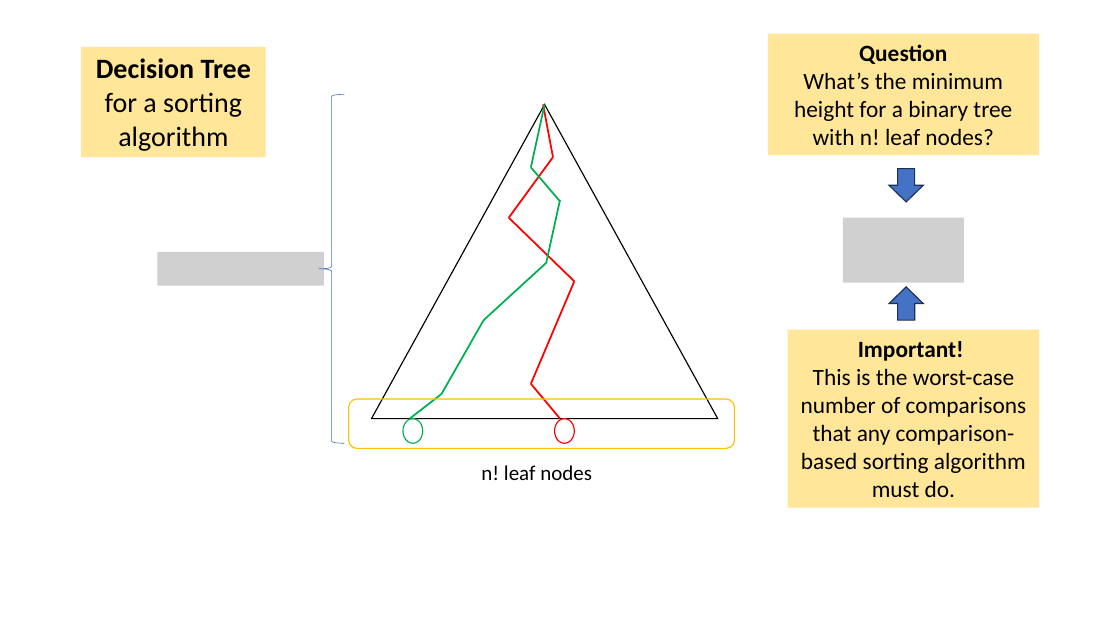
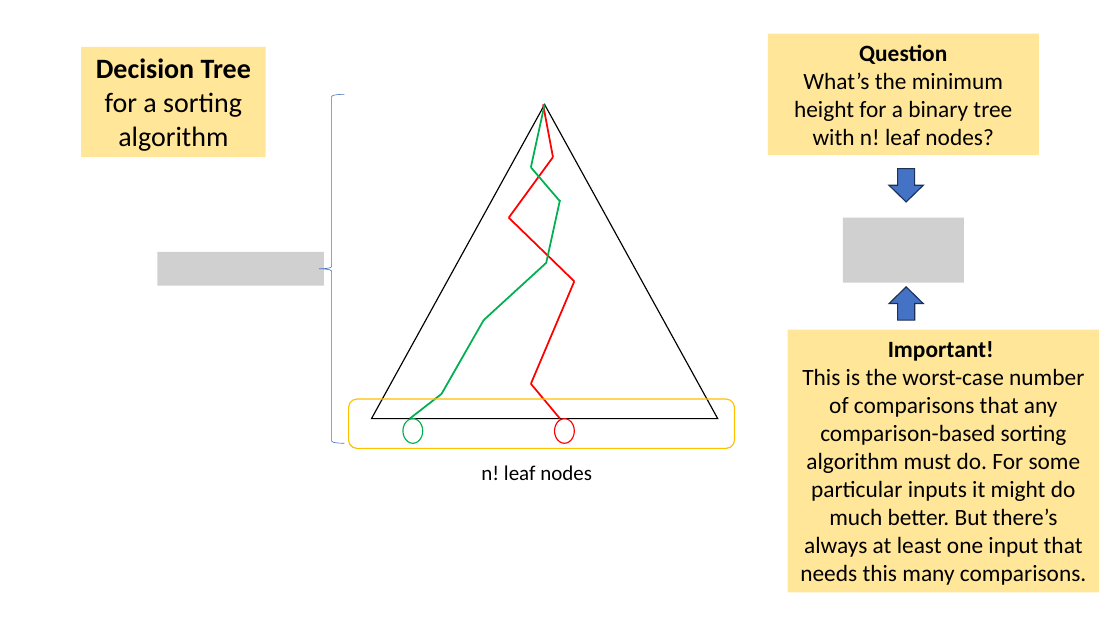
Before and after one commit to tjd1234/cmpt225fall2023, a slide deck: slide 66 of lecture_notes/week9/week9_sorting.pptx. Drawn at 1120x630 pixels with LibreOffice and Linux fonts; fonts in the diff are those of the drawing; grey boxes stand for pictures. Boxes give left, top, right and bottom in pixels: in the first picture for what was removed or moved away, otherwise in the second. Text is boxed around its words. In the diff, an @@ line names an element or a change of style, - is before the commit and + after.

```diff
--- a/lecture_notes/week9/week9_sorting.pptx
+++ b/lecture_notes/week9/week9_sorting.pptx
@@ rectangle "Important! This is the worst-case ...": place and size @@
-rectangle "Important! This is the worst-case ..." at box(788, 329, 1039, 507)
+rectangle "Important! This is the worst-case ..." at box(788, 329, 1100, 592)
@@ text in rectangle at box(800, 341, 1086, 585): text changed @@
-Important!
-This is the worst-case number of comparisons that any comparison-based sorting algorithm must do.
+Important!
+This is the worst-case number of comparisons that any comparison-based sorting algorithm must do. For some particular inputs it might do much better. But there’s always at least one input that needs this many comparisons.
```
Also in this commit, not shown: 27 other slides changed, 3 slides added, 1 slide removed, 2 other files.
